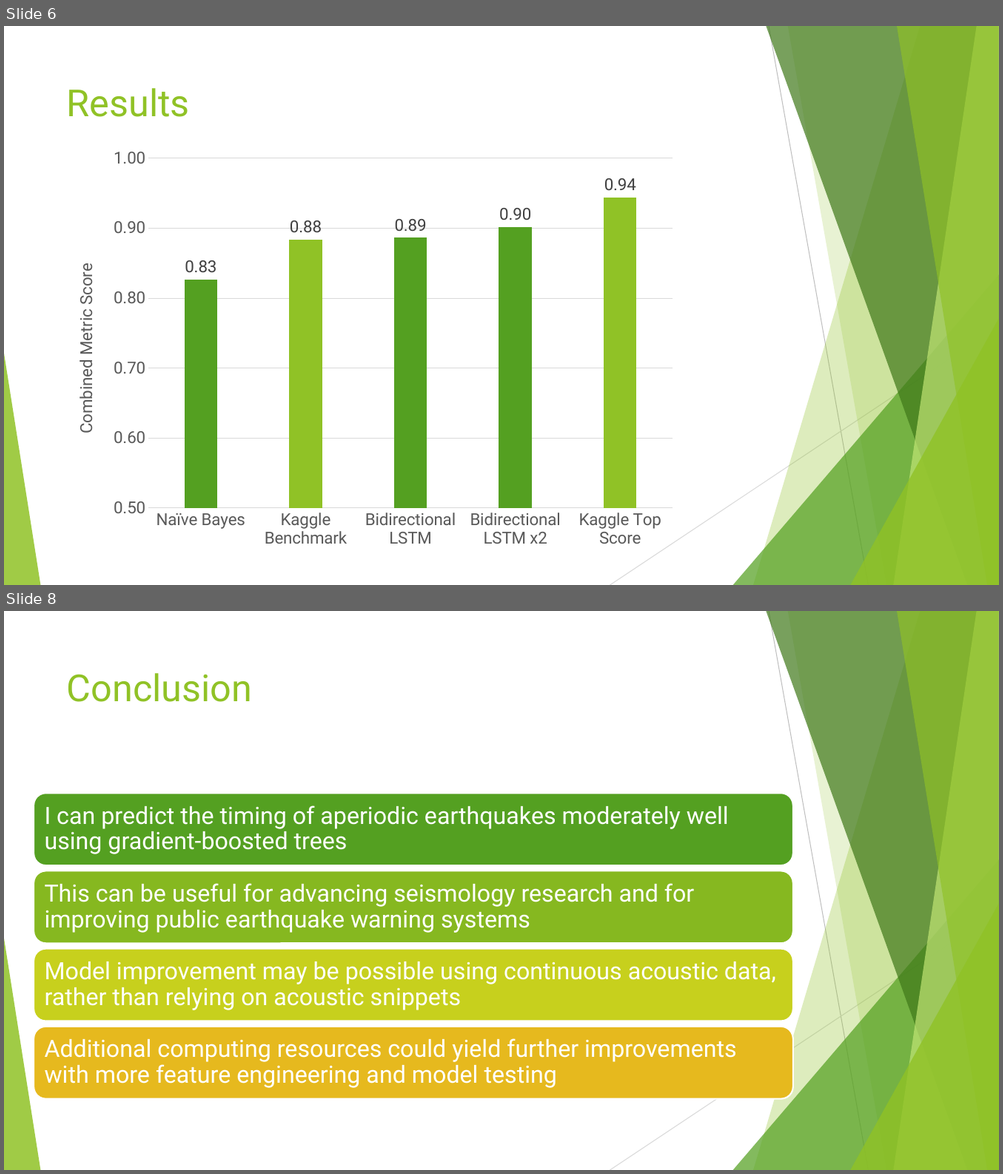
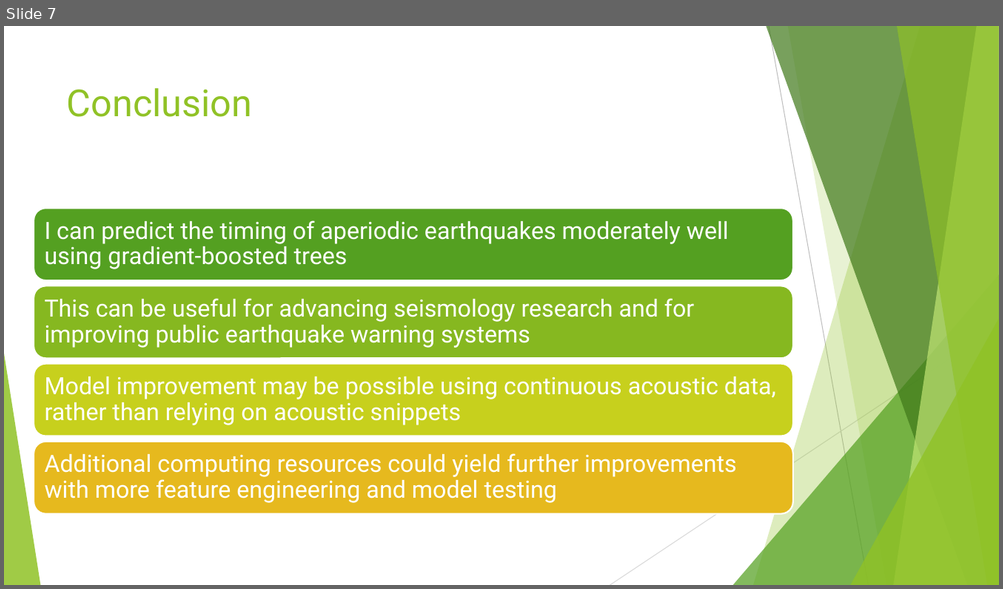
Before and after one commit to DavidBraslow/dsc-5-capstone-project-online-ds-sp-000, a slide deck: presentation.pptx. Shown one above the other, each under a label of ours: slides 6 and 8 before the commit, slide 7 after it; the slides between them are not shown. The pictures are 1003x1174 and 1003x589 pixels, drawn with LibreOffice and Linux fonts; fonts in the diff are those of the drawing. Boxes give left, top, right and bottom in pixels: in the first picture for what was removed or moved away, otherwise in the second. Text is boxed around its words. In the diff, an @@ line names an element or a change of style, - is before the commit and + after.

```diff
--- a/presentation.pptx
+++ b/presentation.pptx
@@ slide 6 removed at <box>4,26,999,585</box>, background #FFFFFF; not listed: 10 template elements that a slide beside it also shows @@
@@ title removed at <box>67,88,190,117</box> @@
-Results
@@ column chart removed at <box>60,141,686,557</box> @@
-categories: Naïve Bayes, Kaggle Benchmark, Bidirectional LSTM, Bidirectional LSTM x2, Kaggle Top Score
-Series 1: 0.83, 0.88, 0.89, 0.9, 0.94
@@ what was slide 8 is now slide 7 @@
```
Also in this commit, not shown: 1 slide changed, 2 slides added, 2 other slides removed, 3 other files.
